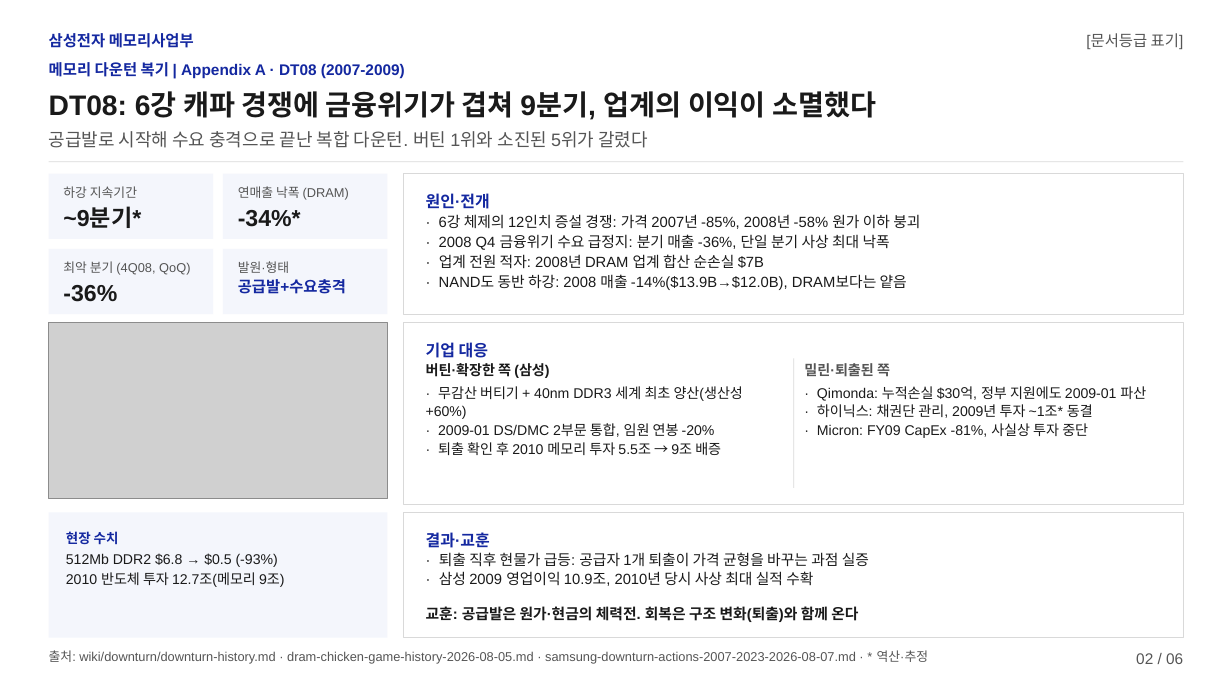
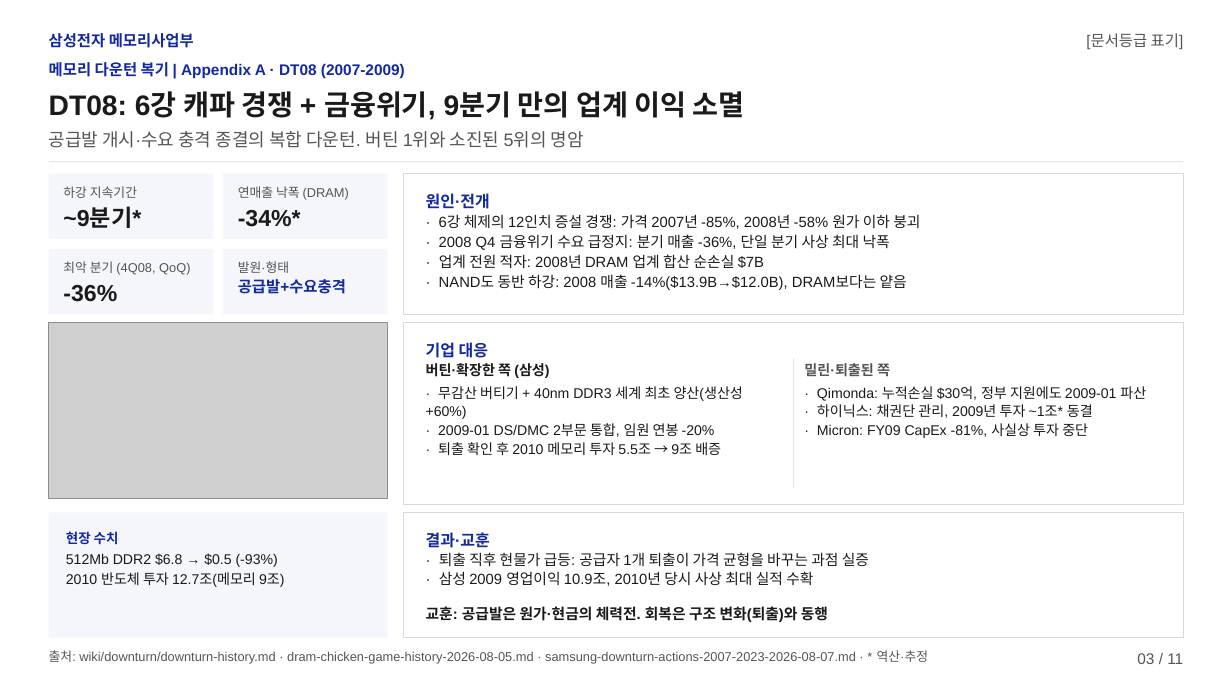
Before and after one commit to k31001/action-learning, a slide deck: slide 3 of outputs/presentation/downturn-review.pptx (slide 2 before the commit). Drawn at 1232x693 pixels with LibreOffice and Linux fonts; fonts in the diff are those of the drawing; grey boxes stand for pictures. Boxes give left, top, right and bottom in pixels: in the first picture for what was removed or moved away, otherwise in the second. Text is boxed around its words. In the diff, an @@ line names an element or a change of style, - is before the commit and + after.

```diff
--- a/outputs/presentation/downturn-review.pptx
+++ b/outputs/presentation/downturn-review.pptx
@@ text at [49, 91, 745, 120]: text changed @@
-DT08: 6강 캐파 경쟁에 금융위기가 겹쳐 9분기, 업계의 이익이 소멸했다
+DT08: 6강 캐파 경쟁 + 금융위기, 9분기 만의 업계 이익 소멸
@@ text at [49, 131, 584, 148]: text changed @@
-공급발로 시작해 수요 충격으로 끝난 복합 다운턴. 버틴 1위와 소진된 5위가 갈렸다
+공급발 개시·수요 충격 종결의 복합 다운턴. 버틴 1위와 소진된 5위의 명암
@@ text at [426, 606, 828, 622]: text changed @@
-교훈: 공급발은 원가·현금의 체력전. 회복은 구조 변화(퇴출)와 함께 온다
+교훈: 공급발은 원가·현금의 체력전. 회복은 구조 변화(퇴출)와 동행
@@ text at [1137, 653, 1183, 664]: text changed @@
-02 / 06
+03 / 11
```
Also in this commit, not shown: 5 other slides changed, 5 slides added, 12 other files.
